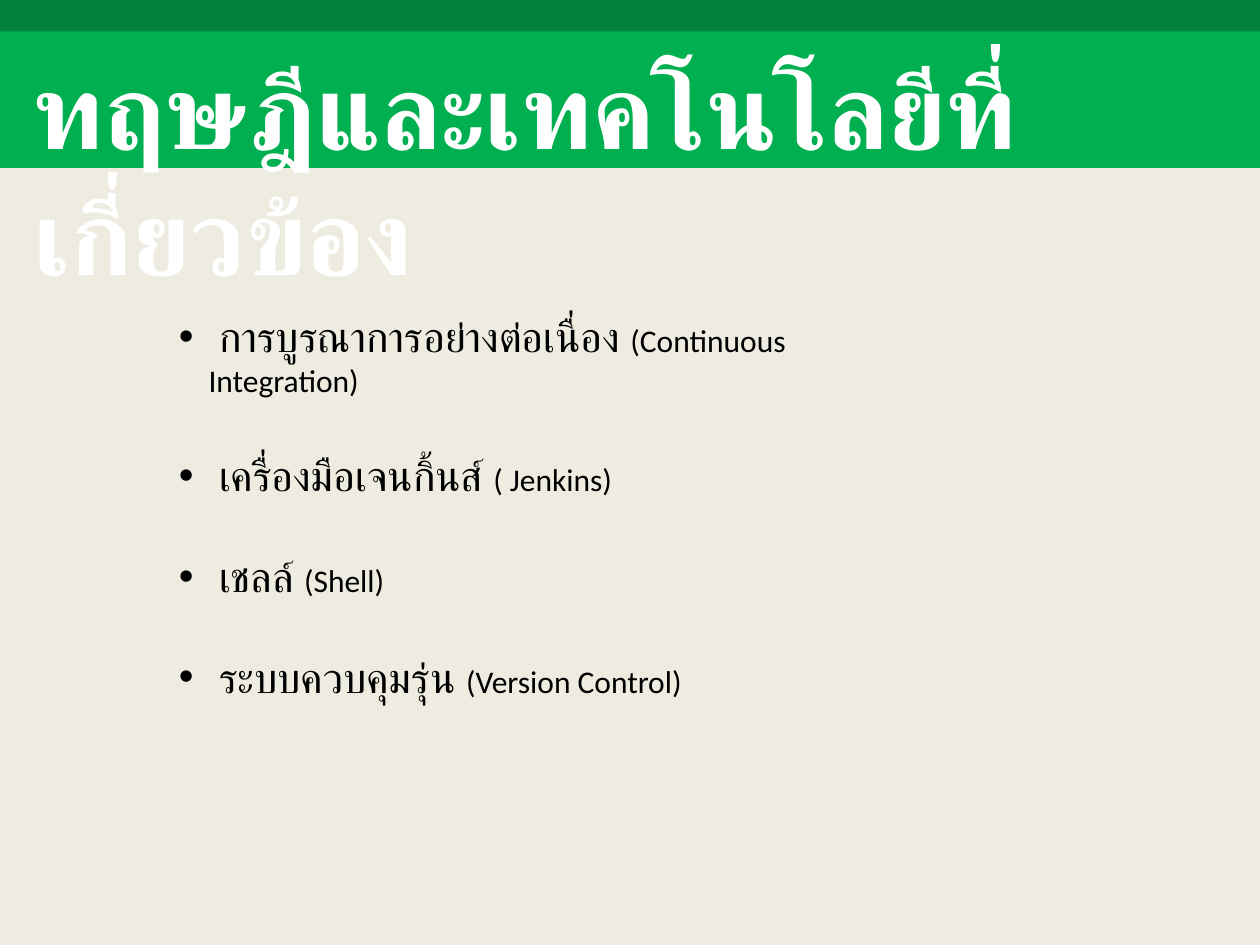
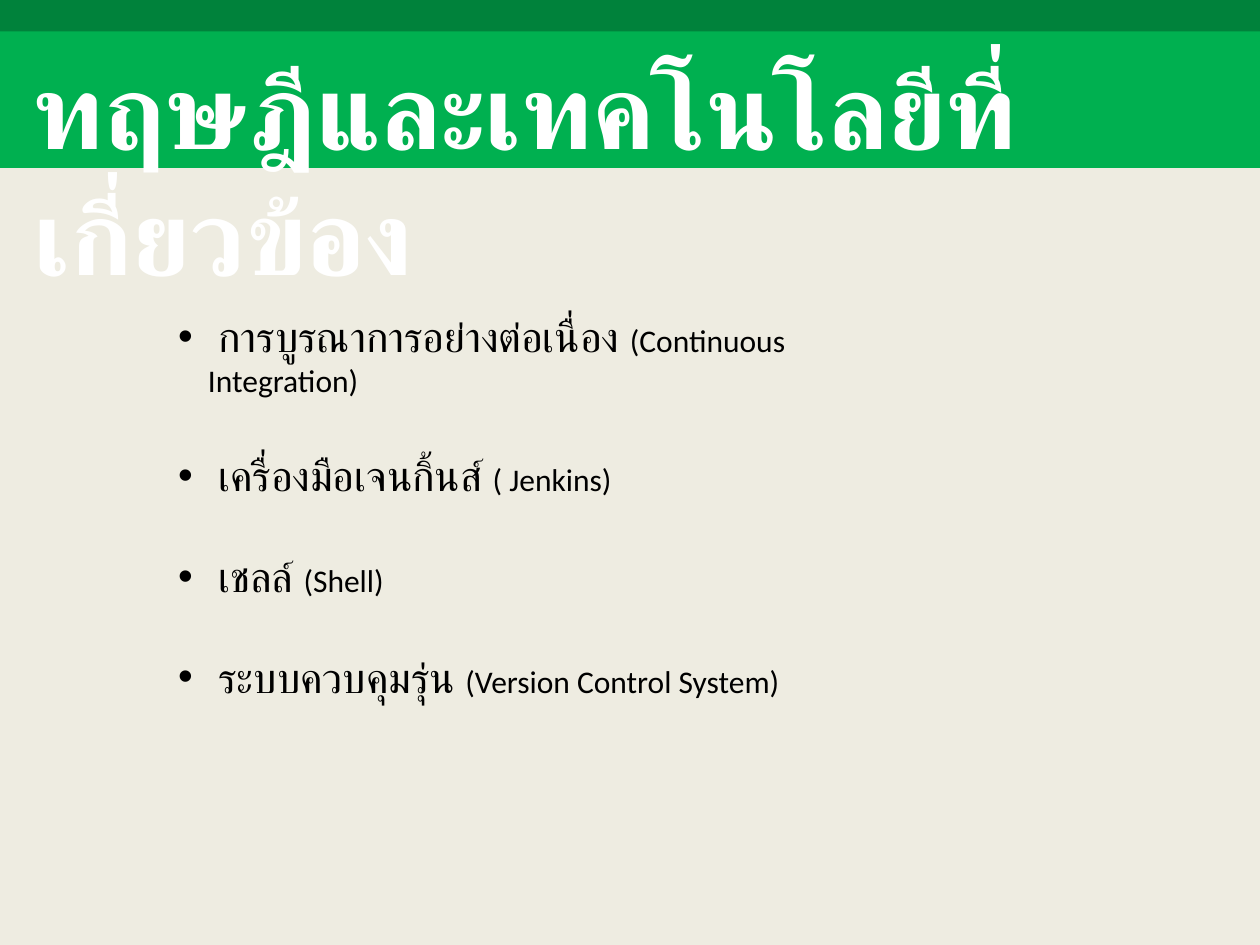
Before and after one commit to picahpm/ThesisPi, a slide deck: slide 10 of 1stPresent.ppt. Drawn at 1260x945 pixels with LibreOffice and Linux fonts; fonts in the diff are those of the drawing. Boxes give left, top, right and bottom in pixels: in the first picture for what was removed or moved away, otherwise in the second. Text is boxed around its words. In the diff, an @@ line names an element or a change of style, - is before the commit and + after.

```diff
--- a/1stPresent.ppt
+++ b/1stPresent.ppt
@@ text at bbox=[218, 662, 780, 705]: text changed @@
-• ระบบควบคุมรุ่น (Version Control)
+• ระบบควบคุมรุ่น (Version Control System)
```
Also in this commit, not shown: 8 other slides changed, 1 other file.
